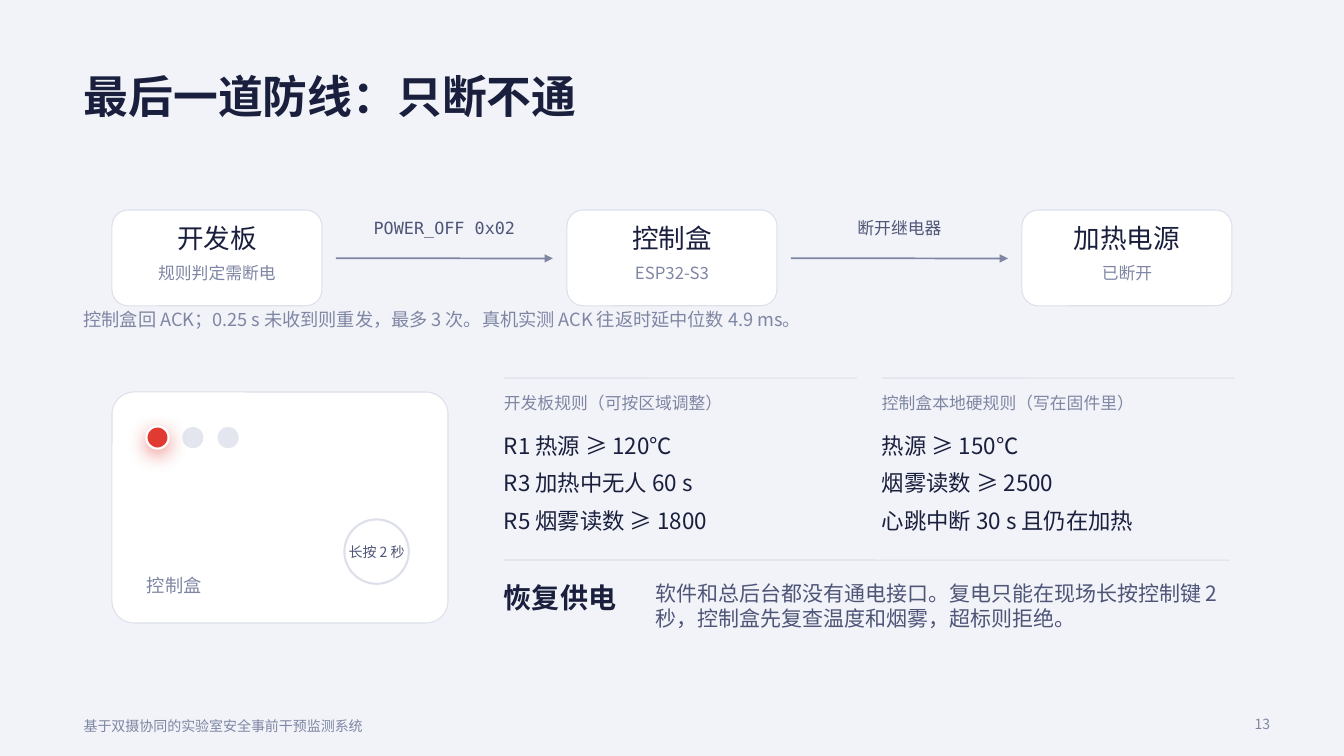
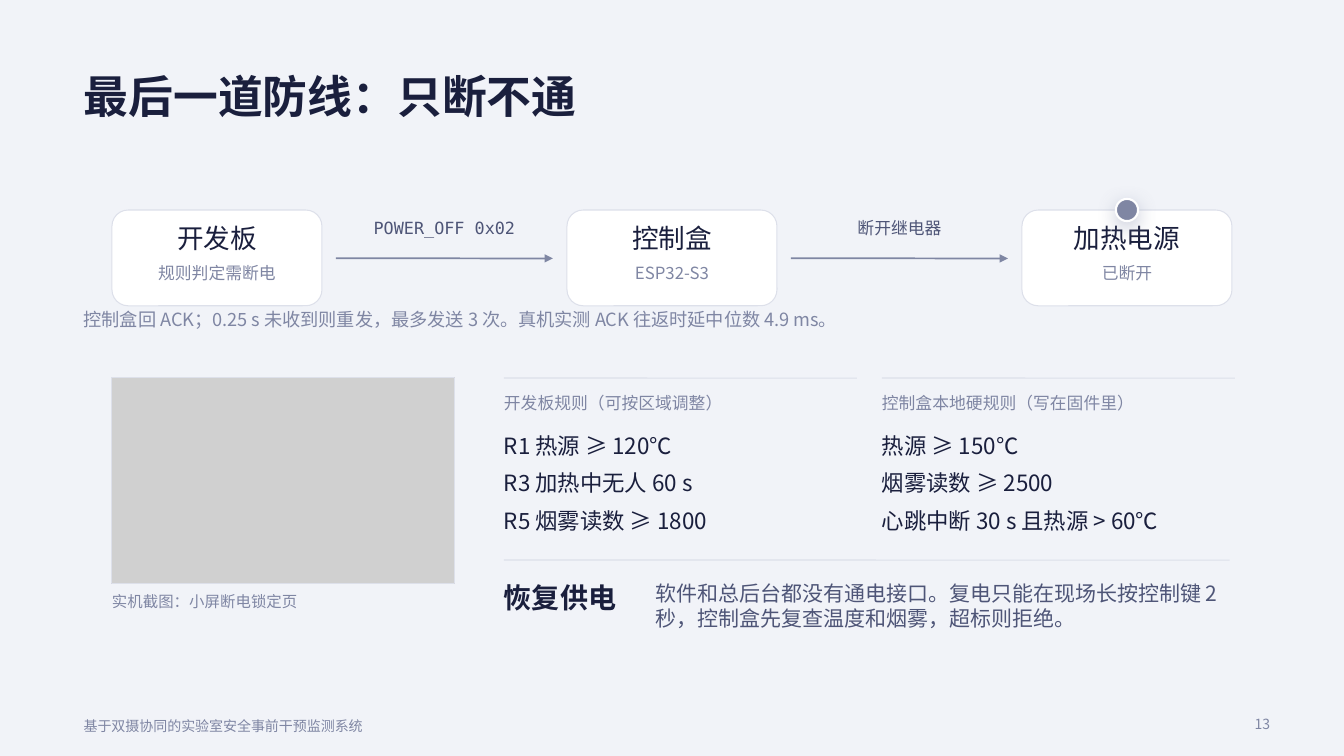
Before and after one commit to SSSSSmilewei/lab-safety-monitor, a slide deck: slide 13 of slides/实验室安全答辩.pptx. Drawn at 1344x756 pixels with LibreOffice and Linux fonts; fonts in the diff are those of the drawing; grey boxes stand for pictures. Boxes give left, top, right and bottom in pixels: in the first picture for what was removed or moved away, otherwise in the second. Text is boxed around its words. In the diff, an @@ line names an element or a change of style, - is before the commit and + after.

```diff
--- a/slides/实验室安全答辩.pptx
+++ b/slides/实验室安全答辩.pptx
@@ ellipse added at [1116,199,1138,221], fill #7F86A3, outline #FFFFFF 1.5 pt @@
@@ text at [84,311,838,329]: text changed @@
-控制盒回 ACK；0.25 s 未收到则重发，最多 3 次。真机实测 ACK 往返时延中位数 4.9 ms。
+控制盒回 ACK；0.25 s 未收到则重发，最多发送 3 次。真机实测 ACK 往返时延中位数 4.9 ms。
@@ picture added at [112,378,455,584] @@
@@ rectangle added at [112,378,455,584], outline #DDE0EA 0.75 pt @@
@@ rounded rectangle removed at [112,392,448,623] @@
@@ ellipse removed at [146,426,168,449] @@
@@ ellipse removed at [147,427,168,449] @@
@@ ellipse removed at [182,427,204,449] @@
@@ ellipse removed at [218,427,239,449] @@
@@ ellipse removed at [345,519,409,584] @@
@@ text at [882,510,1158,531]: text changed @@
-心跳中断 30 s 且仍在加热
+心跳中断 30 s 且热源 > 60℃
@@ text removed at [349,545,405,558] @@
-长按 2 秒
@@ text added at [112,594,297,608], 11 pt, text #7F86A3 @@
+实机截图：小屏断电锁定页
@@ text removed at [147,576,201,594] @@
-控制盒
```
Also in this commit, not shown: 8 other slides changed, 13 other files.
